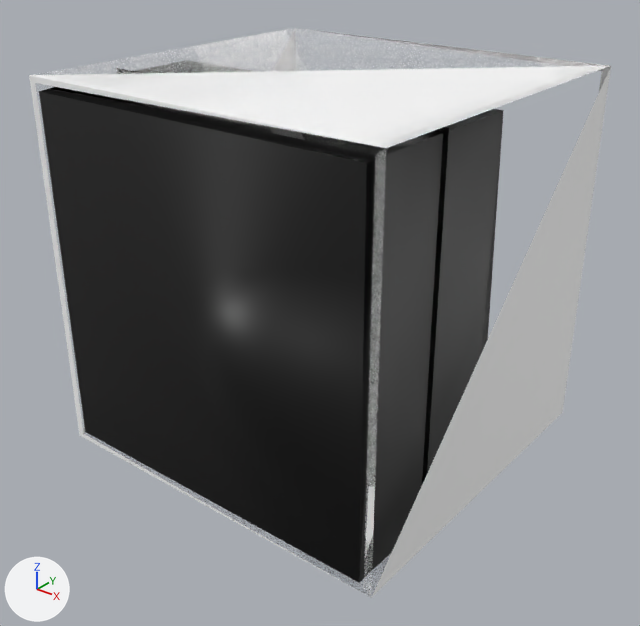
One commit to the glTF model Frames/frameAmerican_white.glb: the scene before it, then after it.
Camera for both pictures: a 50 mm lens placed at (1.912, -1.299, 1.454), pointed at (0.523, 0.436, 0.378). Every picture has the same lights, and +X, +Y and +Z are marked at lower left. Where no turn or scale is listed for an object, it has been applied to the vertices.

Names of what the first picture shows: 'A_PaintingMesh', 'Material2', 'Material3.003'.
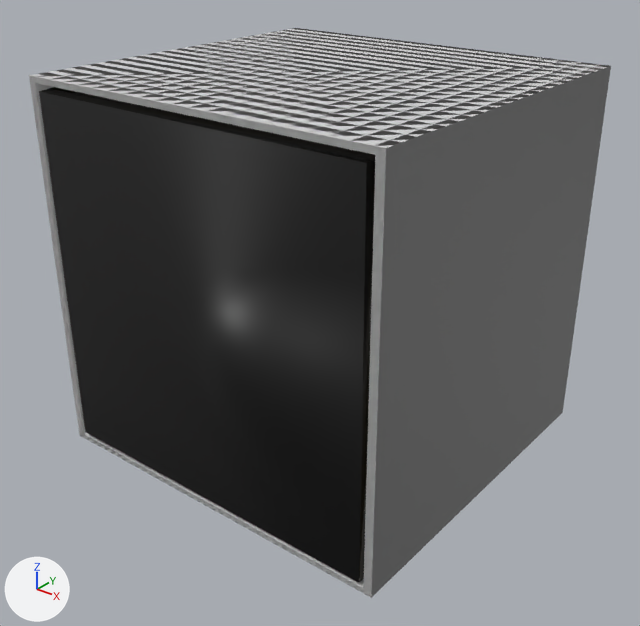
Commit message: Update frames

Boxes (x1, y1, x2, y2) around the edits, measured in the pictures (640 x 626 px):
'Material3.003', recoloured: (33, 28, 611, 597) in both
'Material2', recoloured (white to grey): (29, 30, 611, 598) in both

Patch to the scene script:
```diff
--- a/Frames/frameAmerican_white.glb.py
+++ b/Frames/frameAmerican_white.glb.py
@@ mat_gold_001 @@
+mat_gold_001 = principled_material('Gold.001')
+mat_gold_001.base_color = (0.665, 0.665, 0.665)  # light grey #d5d5d5
+mat_gold_001.metallic = 0.0243
+mat_gold_001.roughness = 0.676
@@ me_material2_001 @@
 me_material2_001.from_pydata(...)  # 16 vertices, 22 faces; spans x -0.023..1.044, y -0.012..1.004, z -0.016..1.037
-me_material2_001.materials.append(mat_color_007_001)  # white #ffffff
+me_material2_001.materials.append(mat_gold_001)  # light grey #d5d5d5
@@ me_material3_008 @@
 me_material3_008.from_pydata(...)  # 20 vertices, 40 faces; spans x -0.023..1.044, y -0.012..1.004, z -0.016..1.037
-me_material3_008.materials.append(mat_color_000_001)  # white #f2f2f2
+me_material3_008.materials.append(mat_gold_001)  # light grey #d5d5d5
```
